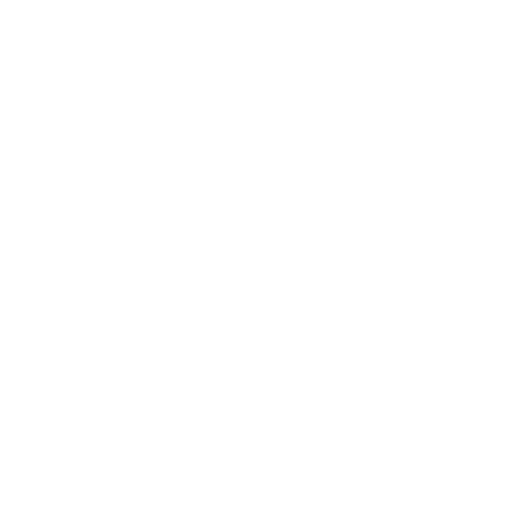
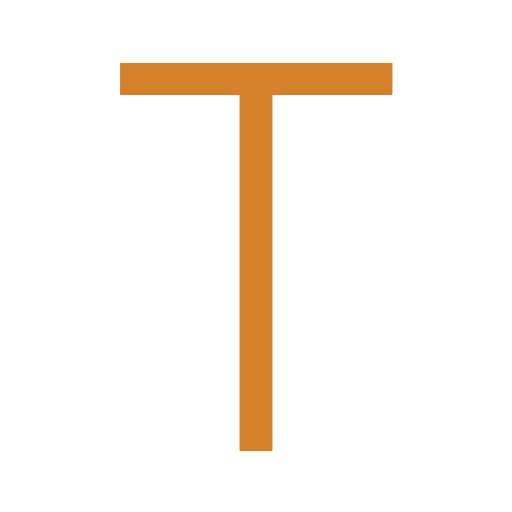
Comparing the layer stacks of the two (512, 512) images. Changes:
painted on "T" over [120, 63, 393, 451]
